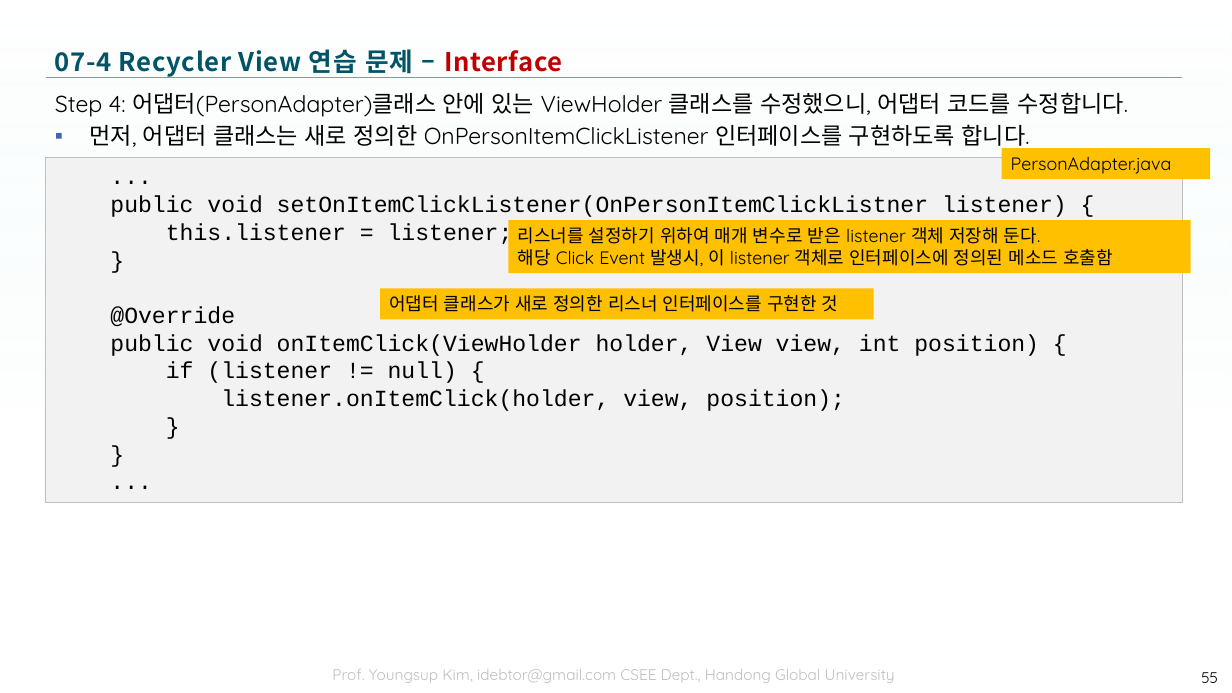
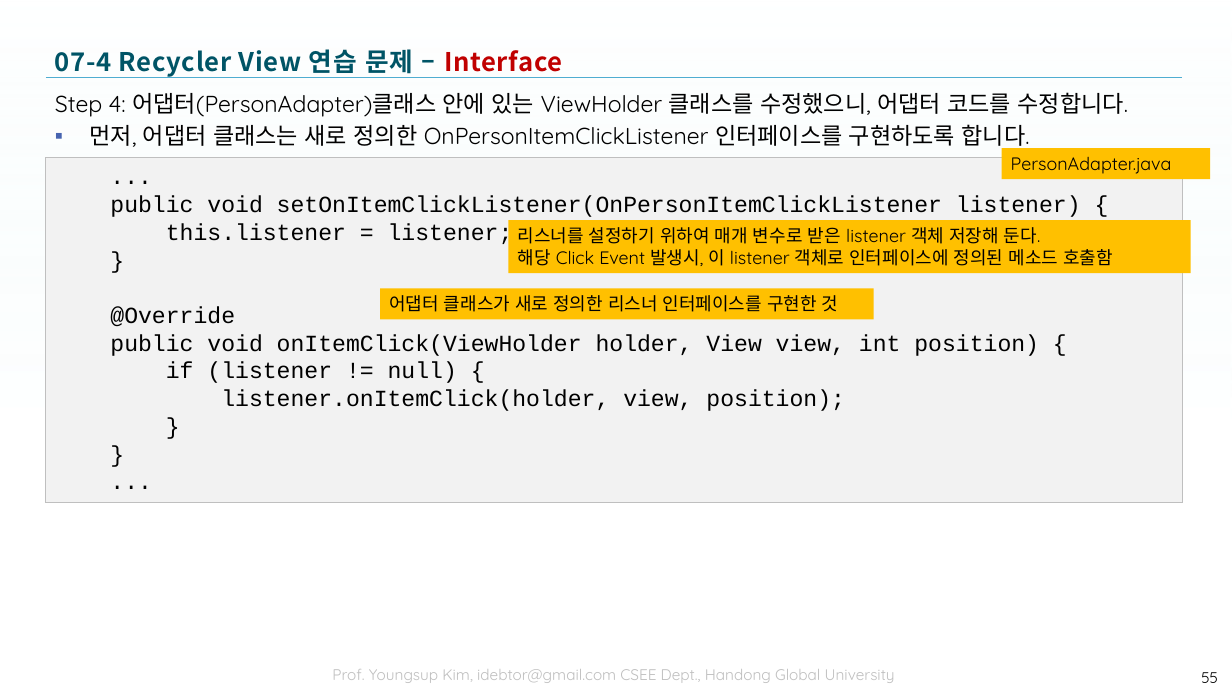
Before and after one commit to tae7841/HuStarAS, a slide deck: slide 55 of ppts/07Widget.pptx. Drawn at 1232x693 pixels with LibreOffice and Linux fonts; fonts in the diff are those of the drawing; background and template pictures are left out. Boxes give left, top, right and bottom in pixels: in the first picture for what was removed or moved away, otherwise in the second. Text is boxed around its words. In the diff, an @@ line names an element or a change of style, - is before the commit and + after.

```diff
--- a/ppts/07Widget.pptx
+++ b/ppts/07Widget.pptx
@@ text in rectangle at (110,195,1081,217): text changed @@
-public void setOnItemClickListener(OnPersonItemClickListner listener) {
+public void setOnItemClickListener(OnPersonItemClickListener listener) {
```
Also in this commit, not shown: 6 other slides changed, 8 slides added.
